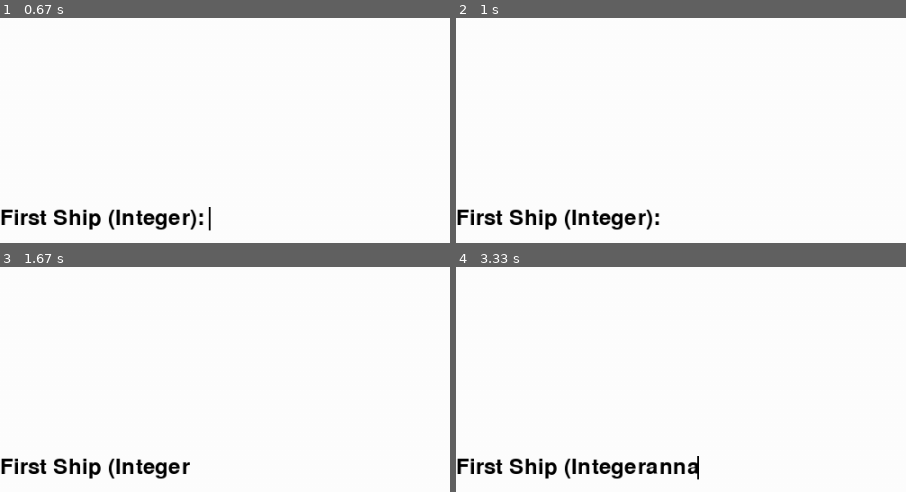
Above: before the commit, frames 1-4 (two rows, left to right).
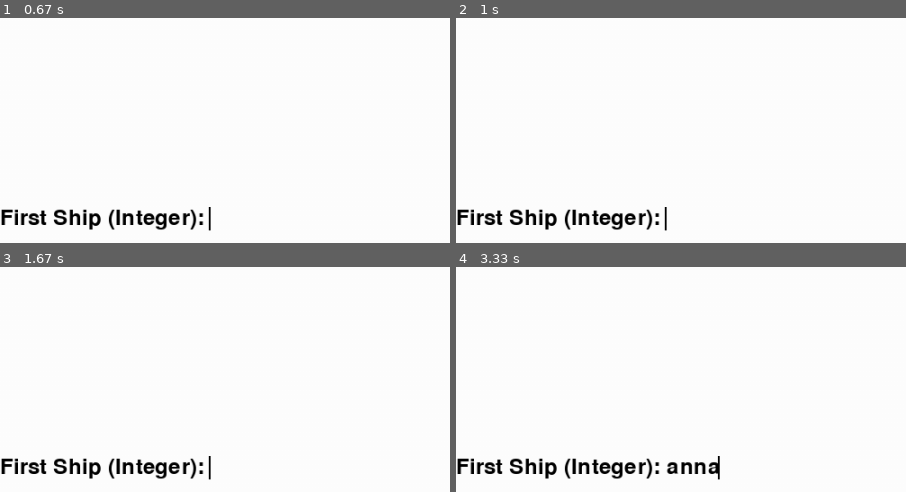
Above: after the commit, the same moments.

Repository: krishchow/Null-Battleship
Game: pygame game, started from driver.py
Same seed, same stepped clock (60 frames per second), same inputs: the game is played once before the commit and once after it.
Inputs (mouse positions are % of the whole screen's width and height, from its top left):
- Up to frame 1 (0.67 s): click "Player V Player" at 0.38 s
- Up to frame 2 (1 s): hold Backspace from 0.67 s (still down); hold Right from 0.67 s (still down); move the mouse to (46, 54) at 0.7 s
- Up to frame 3 (1.67 s): release Backspace at 1.13 s; release Right at 1.13 s; click (50, 56) at 1.27 s; click (26, 51) at 1.6 s
- Up to frame 4 (3.33 s): hold Right 1.88-2.35 s; click (19, 35) at 2.43 s; type "ann" at 2.72 s; tap Enter at 3.05 s; type "a" at 3.22 s
The pictures show only the part of the screen within x 1-51%, y 50-100%; the shares and areas given below are measured in that part.

Frame 1 is identical in both runs. In frame 2, less than 0.1% of the frame differs, in the area x 46-47%, y 84-95%; in frame 3, 0.2%; in frame 4, 0.7%, in the area x 42-59%, y 84-95%.

Commit message:
Adding Stage Abstraction
This commit begins abstracing away the individual Stages. Using the
the Stage abstract class, we use a defined interface to build out
all of the other stages. This allows for easy switching between
classes.

Diff:
--- /dev/null
+++ b/pages/Stages.py
@@ -0,0 +1,85 @@
+from util.enums import DisplayMode
+import pygame
+from util.viewSupport import Button, MyImage
+from util import parameters
+from textbox.pygame_textinput import TextInput
+
+class Stage:
+    def __init__(self, screen: pygame.Surface, view):
+        self.clickables = []
+        self.images = []
+        self.screen = screen
+        self.view = view
+
+    def switch_stage(self):
+        pass
+
+    def render(self):
+        raise NotImplementedError
+
+    def handle_events(self, events):
+        pass
+
+class TitlePage(Stage):
+    def switch_stage(self):
+        button = Button(300,280, 200,60, 'Player V Player')
+        button.handler = lambda x=self.view: x.switch_stage(DisplayMode.Selection)
+        button2 = Button(300,360, 200,60, 'Player V AI')
+        button2.handler = lambda x=self.view: x.switch_stage(DisplayMode.BotSelection)
+        self.clickables.append(button)
+        self.clickables.append(button2)
+        self.images.append(MyImage(0,0, "sprites/island.jpg"))
+        self.images.append(MyImage(600,0, "sprites/pirate.png"))
+        self.images.append(MyImage(30,60, "sprites/battleship.png"))
+
+    def render(self):
+        for i in self.images:
+            i.render(self.screen)
+
+        for c in self.clickables:
+            c.render(self.screen)
+
+    def handle_events(self, events):
+        for event in events:
+            if event.type == pygame.MOUSEBUTTONDOWN:
+                for i in self.clickables:
+                    i.ifClicked(pygame.mouse.get_pos())
+
+class GameplayPage(Stage):
+    def handle_events(self, events):
+        for event in events:
+            if event.type == pygame.MOUSEBUTTONDOWN:
+                handleMouseDown(self.view)
+
+class SelectionPage(Stage):
+    def switch_stage(self):
+        self.tb = TextInput(initial_string="First Ship (Integer): ")
+
+    def render(self):
+        self.screen.fill(parameters.colors["white"])
+        self.screen.blit(self.tb.get_surface(), (10, 460))
+
+    def handle_events(self, events):
+        self.tb.update(events)
+
+class BotSelectionPage(Stage):
+    def render(self):
+        self.screen.fill(parameters.colors["red"])
+
+class GameOver(Stage):
+    def render(self):
+        self.screen.fill(parameters.colors["grey"])
+
+def handleMouseDown(view) -> None:
+    pos = pygame.mouse.get_pos()
+
+    # Change the x/y screen coordinates to grid coordinates
+
+    column = pos[0] // (parameters.board_params["cell_width"] + parameters.board_params["margin"])
+    row = pos[1] // (parameters.board_params["cell_height"] + parameters.board_params["margin"])
+
+    # Set that location to True
+    board = view.game.current_board()
+    board.grid[row][column].is_hit = True
+    print(board.grid)
+    print ('Click ', pos, 'Grid coordinates: ', row, column)
--- a/textbox/pygame_textinput.py
+++ b/textbox/pygame_textinput.py
@@ -47,6 +47,7 @@
         self.font_size = font_size
         self.max_string_length = max_string_length
         self.input_string = initial_string  # Inputted text
+        self.base_length = len(initial_string)
 
         if not os.path.isfile(font_family):
             font_family = pygame.font.match_font(font_family)
@@ -82,13 +83,14 @@
                     self.keyrepeat_counters[event.key] = [0, event.unicode]
 
                 if event.key == pl.K_BACKSPACE:
-                    self.input_string = (
-                        self.input_string[:max(self.cursor_position - 1, 0)]
-                        + self.input_string[self.cursor_position:]
-                    )
-
-                    # Subtract one from cursor_pos, but do not go below zero:
-                    self.cursor_position = max(self.cursor_position - 1, 0)
+                    if len(self.get_text()) > self.base_length:
+                        self.input_string = (
+                            self.input_string[:max(self.cursor_position - 1, 0)]
+                            + self.input_string[self.cursor_position:]
+                        )
+
+                        # Subtract one from cursor_pos, but do not go below zero:
+                        self.cursor_position = max(self.cursor_position - 1, 0)
                 elif event.key == pl.K_DELETE:
                     self.input_string = (
                         self.input_string[:self.cursor_position]
--- a/util/enums.py
+++ b/util/enums.py
@@ -12,5 +12,5 @@
     Title = 0
     Selection = 1
     Gameplay = 2
-    IsOver = 3
+    GameOver = 3
     BotSelection = 4
--- a/view.py
+++ b/view.py
@@ -6,73 +6,33 @@
 from player import Player
 from util import parameters
 from util.viewSupport import *
-from textbox.pygame_textinput import TextInput
+from pages.Stages import *
 
 class GameView:
     screen: Surface
+    currentPage: Stage
 
     def __init__(self, game):
         self.game = game
         self.board = game.current_board()
-        self.currentMode = None
+        self.currentPage = None
         self._running = False        # This is to begin running the game
         self._keys_pressed = False   #sequence of keys that are pressed
         self.screen = None
         self.clock = pygame.time.Clock()
-        self.clickables = []
-        self.images = []
-        self.events = None
-        self.switch_stage(DisplayMode.Title)
 
-    def title_screen(self):
-        for i in self.images:
-            i.render(self.screen)
-
-        for c in self.clickables:
-            c.render(self.screen)
-
-    def selection_screen(self):
-        self.screen.fill(parameters.colors["white"])
-        if self.tb.update(self.events):
-            pass
-        self.screen.blit(self.tb.get_surface(), (10, 460))
-
-    def bot_selection_screen(self):
-        self.screen.fill(parameters.colors["white"])
-
-    def game_screen(self):
-        self.screen.fill(parameters.colors["grey"])
-
-    def winner(self):
-        raise NotImplementedError
-
-    def is_over(self):
-        raise NotImplementedError
-
-    def switch_stage(self, newStage: DisplayMode):
-        self.clickables = []
-        self.images = []
-        if newStage == DisplayMode.Title:
-            button = Button(300,280, 200,60, 'Player V Player')
-            button.handler = lambda x=self: x.switch_stage(DisplayMode.Selection)
-            button2 = Button(300,360, 200,60, 'Player V AI')
-            button2.handler = lambda x=self: x.switch_stage(DisplayMode.BotSelection)
-            self.clickables.append(button)
-            self.clickables.append(button2)
-            self.images.append(MyImage(0,0, "sprites/island.jpg"))
-            self.images.append(MyImage(600,0, "sprites/pirate.png"))
-            self.images.append(MyImage(30,60, "sprites/battleship.png"))
-            self.currentMode = newStage
-        elif newStage == DisplayMode.Selection:
-            self.currentMode = newStage
-            self.tb = TextInput(initial_string="First Ship (Integer): ")
-
-        elif newStage == DisplayMode.BotSelection:
-            self.currentMode = newStage
-        elif newStage == DisplayMode.Gameplay:
-            self.currentMode = newStage
+    def switch_stage(self, new_stage: DisplayMode):
+        if new_stage == DisplayMode.Title:
+            self.currentPage = TitlePage(self.screen, self)
+        elif new_stage == DisplayMode.Selection:
+            self.currentPage = SelectionPage(self.screen, self)
+        elif new_stage == DisplayMode.BotSelection:
+            self.currentPage = BotSelectionPage(self.screen, self)
+        elif new_stage == DisplayMode.Gameplay:
+            self.currentPage = GameplayPage(self.screen, self)
         else:
-            self.currentMode = newStage
+            self.currentPage = GameOver(self.screen, self)
+        self.currentPage.switch_stage()
 
     def on_execute(self)-> None:
         """
@@ -81,11 +41,11 @@
 
         while self._running:
             #pygame.time.wait(100)
-            self.events = pygame.event.get()
-            for event in self.events:
-                self.on_event(event)
-            #self.on_loop()
-            self.on_render()
+            events = pygame.event.get()
+            if events:
+                self.currentPage.handle_events(events)
+            self.currentPage.render()
+            pygame.display.update()
             self.clock.tick(30)
         self.on_cleanup()
 
@@ -95,34 +55,15 @@
         """
 
         pygame.init()
-        #self.screen = pygame.display.set_mode \
-        #    (self.size, pygame.HWSURFACE | pygame.DOUBLEBUF)
         self.screen = pygame.display.set_mode((1000, 500))
+        self.switch_stage(DisplayMode.Title)
         self._running = True
-
-    def on_event(self, event: pygame.event) -> None:
-        """
-        React to the given <event> as appropriate.
-        """
-
-        if event.type == pygame.QUIT:
-            self._running = False
-        elif self.currentMode == DisplayMode.Gameplay:
-            if event.type == pygame.MOUSEBUTTONDOWN:
-                handleMouseDown(self)
-        elif self.currentMode == DisplayMode.Title:
-            if event.type == pygame.MOUSEBUTTONDOWN:
-                for i in self.clickables:
-                    i.ifClicked(pygame.mouse.get_pos())
-        elif self.currentMode == DisplayMode.Selection:
-            pass
-
 
     def on_loop(self)-> None:                           ## FIX SELF.PLAYER with actual player once I define
         """
         Check for win/lose conditions and game keeps looping till a winner is announced
         """
-        self._keys_pressed = pygame.key.get_pressed()
+        #self._keys_pressed = pygame.key.get_pressed()
         if (player.number_of_ships == 0) and (board.player != winner()):
             print("You lose! :( Better luck next time.")
             #self._running = False
@@ -134,36 +75,9 @@
         else:
             pass
 
-    def on_render(self) -> None:
-        if self.currentMode == DisplayMode.Title:
-            self.title_screen()
-        elif self.currentMode == DisplayMode.Selection:
-            self.selection_screen()
-        elif self.currentMode == DisplayMode.BotSelection:
-            self.bot_selection_screen()
-        elif self.currentMode == DisplayMode.Gameplay:
-            self.game_screen()
-        else:
-            self.is_over()
-        pygame.display.update()
-
     def on_cleanup(self) -> None:
         pygame.quit()
 
     def play(self):
         self.on_init()
         self.on_execute()
-
-def handleMouseDown(view: GameView) -> None:
-    pos = pygame.mouse.get_pos()
-
-    # Change the x/y screen coordinates to grid coordinates
-
-    column = pos[0] // (parameters.board_params["cell_width"] + parameters.board_params["margin"])
-    row = pos[1] // (parameters.board_params["cell_height"] + parameters.board_params["margin"])
-
-    # Set that location to True
-    board = view.game.current_board()
-    board.grid[row][column].is_hit = True
-    print(board.grid)
-    print ('Click ', pos, 'Grid coordinates: ', row, column)
